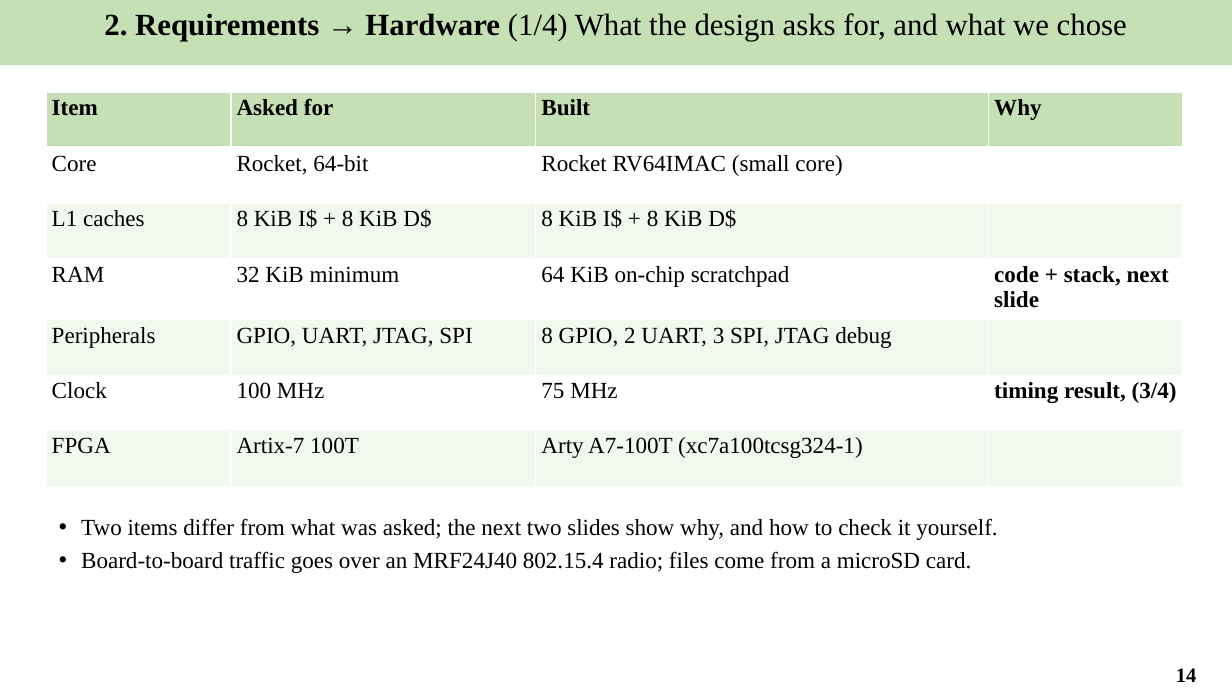
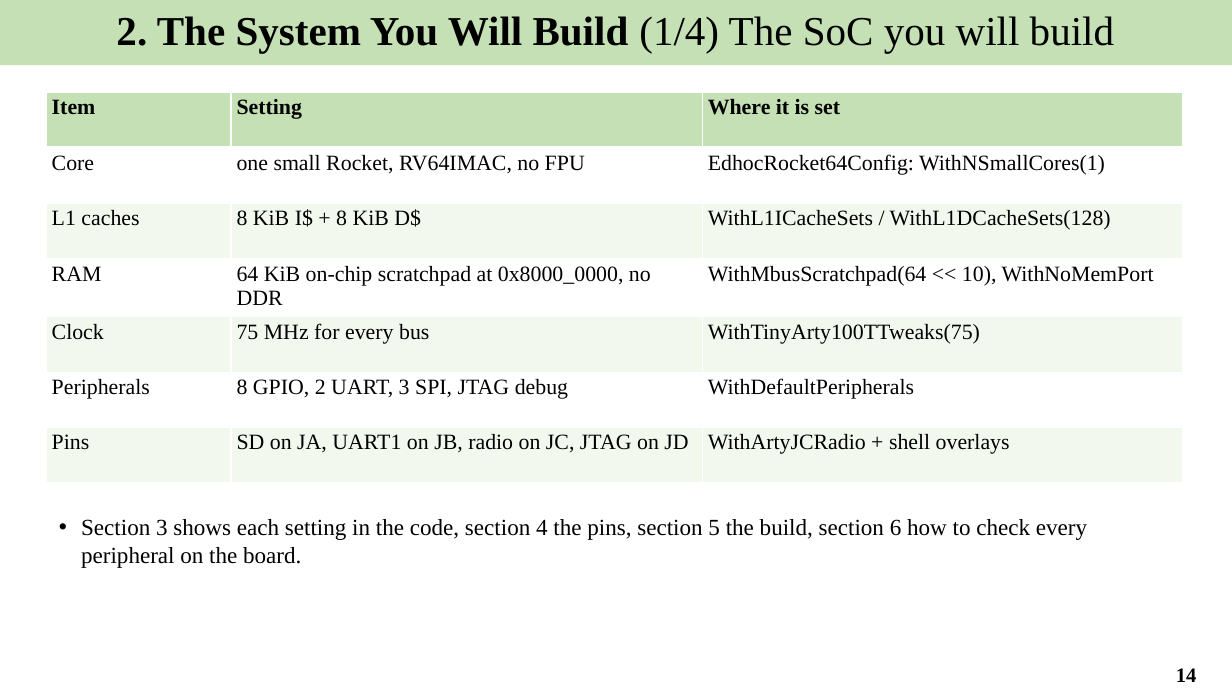
Before and after one commit to Khaiduy/chipyard-edhoc, a slide deck: slide 14 of fpga/sw/export/docs/slides/01_EDHOC_SoC_on_Arty_A7-100T.pptx. Drawn at 1232x693 pixels with LibreOffice and Linux fonts; fonts in the diff are those of the drawing. Boxes give left, top, right and bottom in pixels: in the first picture for what was removed or moved away, otherwise in the second. Text is boxed around its words. In the diff, an @@ line names an element or a change of style, - is before the commit and + after.

```diff
--- a/fpga/sw/export/docs/slides/01_EDHOC_SoC_on_Arty_A7-100T.pptx
+++ b/fpga/sw/export/docs/slides/01_EDHOC_SoC_on_Arty_A7-100T.pptx
@@ text in rectangle at [116,16,1114,53]: text changed; size 24 to 32 pt; bold on @@
-2. Requirements → Hardware (1/4) What the design asks for, and what we chose
+2. The System You Will Build (1/4) The SoC you will build
@@ table at [46,92,1183,481] @@
-column 1: Item | Core | L1 caches | RAM | Peripherals | Clock | FPGA
-column 2: Asked for | Rocket, 64-bit | 8 KiB I$ + 8 KiB D$ | 32 KiB minimum | GPIO, UART, JTAG, SPI | 100 MHz | Artix-7 100T
-column 3: Built | Rocket RV64IMAC (small core) | 8 KiB I$ + 8 KiB D$ | 64 KiB on-chip scratchpad | 8 GPIO, 2 UART, 3 SPI, JTAG debug | 75 MHz | Arty A7-100T (xc7a100tcsg324-1)
-column 4: Why |  |  | code + stack, next slide |  | timing result, (3/4) | 
+column 1: Item | Core | L1 caches | RAM | Clock | Peripherals | Pins
+column 2: Setting | one small Rocket, RV64IMAC, no FPU | 8 KiB I$ + 8 KiB D$ | 64 KiB on-chip scratchpad at 0x8000_0000, no DDR | 75 MHz for every bus | 8 GPIO, 2 UART, 3 SPI, JTAG debug | SD on JA, UART1 on JB, radio on JC, JTAG on JD
+column 3: Where it is set | EdhocRocket64Config: WithNSmallCores(1) | WithL1ICacheSets / WithL1DCacheSets(128) | WithMbusScratchpad(64 << 10), WithNoMemPort | WithTinyArty100TTweaks(75) | WithDefaultPeripherals | WithArtyJCRadio + shell overlays
@@ text at [81,519,1087,568]: text changed @@
-• Two items differ from what was asked; the next two slides show why, and how to check it yourself.
-• Board-to-board traffic goes over an MRF24J40 802.15.4 radio; files come from a microSD card.
+• Section 3 shows each setting in the code, section 4 the pins, section 5 the build, section 6 how to check every peripheral on the board.
```
Also in this commit, not shown: 32 other slides changed, 1 slide added, 13 other files.
